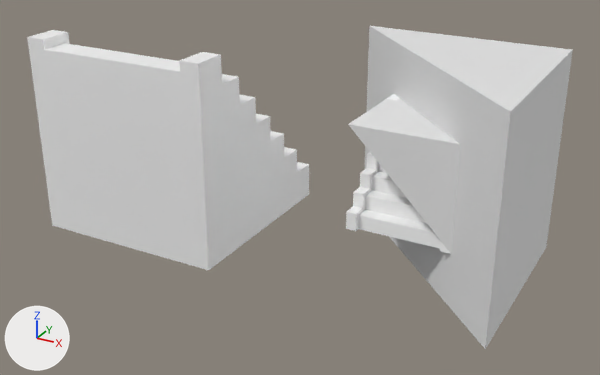
Renders of the FBX model Assets/Models/DiagonalHCutTile.fbx from each side of a commit.
Both versions are drawn from a camera (50 mm lens) standing at (2.4, -6.62, 2.87) and looking at (-1.18, -0.11, -0.39). The lights are fixed; the arrows at lower left show +X, +Y and +Z. Where no turn or scale is listed for an object, it has been applied to the vertices.

The older version as bpy lines, for what is in view:
```python
me_cube = bpy.data.meshes.new('Cube')
me_cube.from_pydata([(-1.0, 1.0, -1.0), (-1.0, 1.0, 1.0), (1.0, -1.0, -1.0), (1.0, -1.0, 1.0), (1.0, 1.0, -1.0), (1.0, 1.0, 1.0)], [], [(2, 3, 1, 0), (0, 1, 5, 4), (4, 5, 3, 2), (0, 4, 2), (5, 1, 3)])
me_cube.materials.append(mat_material_001)  # its picture is missing
me_cube_001 = bpy.data.meshes.new('Cube.001')
me_cube_001.from_pydata([(-0.5, 0.5, 0.5), (-0.5, -0.5, 0.5), (0.5, 0.5, -0.5), (0.5, -0.5, -0.5), (0.5, 0.5, 0.5), (0.5, -0.5, 0.5)], [], [(2, 3, 1, 0), (0, 1, 5, 4), (4, 5, 3, 2), (0, 4, 2), (5, 1, 3)])
me_cube_001.materials.append(mat_material_001)  # its picture is missing
me_mesh_001 = bpy.data.meshes.new('Mesh.001')
me_mesh_001.from_pydata(...)  # 100 vertices, 115 faces; spans x -0.99..0.99, y -1.0..1.0, z -1.0..1.0
me_mesh_001.materials.append(mat_widestairs_001)  # white #ffffff
me_scene = bpy.data.meshes.new('Scene')
me_scene.from_pydata(...)  # 100 vertices, 196 faces; spans x -0.495..0.495, y -0.499..0.501, z -0.5..0.501
me_scene.materials.append(mat_widestairs)  # its picture is missing
ob_diagonalhcuttile = bpy.data.objects.new('DiagonalHCutTile', me_cube_001)
ob_diagonalhcuttile.location = (0.0, 0.0, 0.0)
ob_diagonalvcuttile = bpy.data.objects.new('DiagonalVCutTile', me_cube)
ob_diagonalvcuttile.location = (0.0, 0.0, 0.0)
ob_widestairs = bpy.data.objects.new('WideStairs', me_scene)
ob_widestairs.location = (0.0, 0.0, 0.0)
ob_widestairs_001 = bpy.data.objects.new('WideStairs.001', me_mesh_001)
ob_widestairs_001.location = (-2.668, 0.0, 0.0)
```
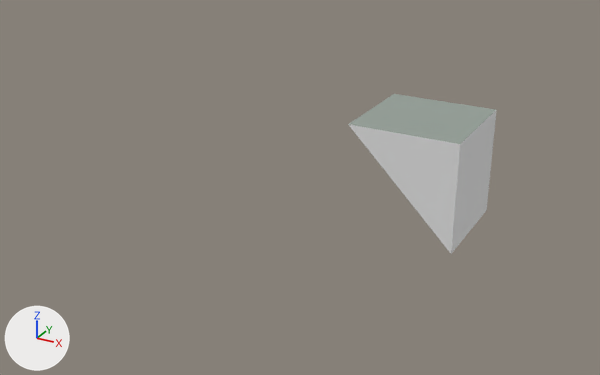
Where the change shows, as pixel boxes (x1, y1, x2, y2) in the pictures (600 x 375 px):
'WideStairs.001', deleted: before (27, 30, 309, 270)
'DiagonalVCutTile', deleted: before (365, 26, 573, 349)
'WideStairs', deleted: before (346, 94, 451, 254)
part 1 of me_cube_001, recoloured (white to grey): (349, 95, 459, 144) in both

What the commit changed:
Material 'Ceiling' (mat_ceiling) is new.
Its base color is (0.309, 0.36, 0.321) (grey #97a29a).
me_cube_001 has 6 vertices, 5 faces and spans x -0.5..0.5, y -0.5..0.5, z -0.5..0.5.
me_cube_001 is used by ob_diagonalhcuttile; location (0.0, 0.0, 0.0).
me_cube_001 part 1: the 1 face centred in x 0.0, y 0.0, z 0.5 switches from mat_material_001 (its picture is missing) to mat_ceiling (grey #97a29a).
me_cube_001 now uses material mat_ceiling (grey #97a29a).
Object 'WideStairs' (ob_widestairs) is deleted.
Object 'WideStairs.001' (ob_widestairs_001) is deleted.
Object 'DiagonalVCutTile' (ob_diagonalvcuttile) is deleted.
